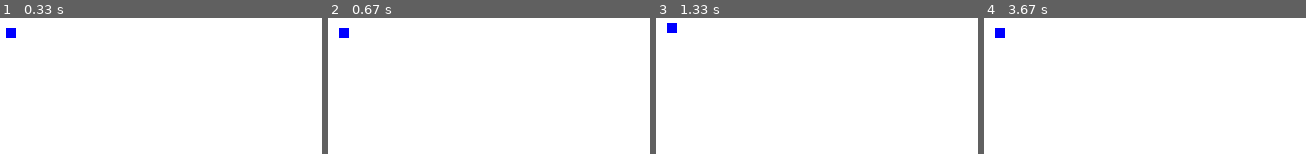
Above: before the commit, frames 1-4 (left to right).
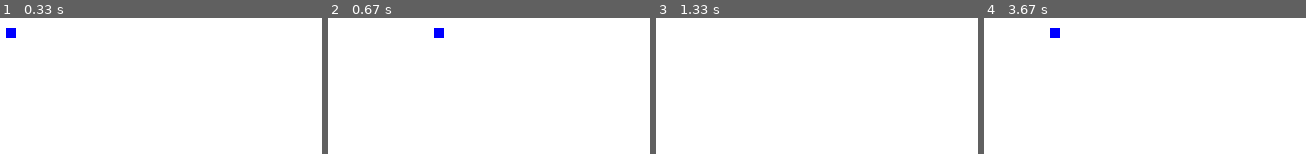
Above: after the commit, the same moments.

Repository: johannesbenjohannes/BlueSquer
Game: pygame game, started from main.py
Same seed, same stepped clock (60 frames per second), same inputs: the game is played once before the commit and once after it.
Inputs:
- Up to frame 1 (0.33 s): no input
- Up to frame 2 (0.67 s): hold Right from 0.33 s (still down)
- Up to frame 3 (1.33 s): release Right at 0.8 s; hold Up 0.83-1.13 s
- Up to frame 4 (3.67 s): hold Left 1.67-2.2 s; hold Down 2.23-2.53 s; hold Right from 3.4 s (still down)

Frame 1 is identical in both runs. In frame 2, 0.5% of the frame differs, in the area x 3-37%, y 7-15%; in frame 3, 0.2%; in frame 4, 0.5%.

Commit message:
fixed movement

Diff:
--- a/main.py
+++ b/main.py
@@ -32,15 +32,15 @@
             if event.type == pygame.QUIT:
                 pygame.quit()
                 sys.exit()
-            touches = pygame.key.get_pressed()
-            if touches[pygame.K_LEFT]:
-                rect_x -= 5
-            if touches[pygame.K_RIGHT]:
-                rect_x += 5
-            if touches[pygame.K_DOWN]:
-                rect_y+=5
-            if touches[pygame.K_UP]:
-                rect_y-=5
+        touches = pygame.key.get_pressed()
+        if touches[pygame.K_LEFT]:
+            rect_x -= 5
+        if touches[pygame.K_RIGHT]:
+            rect_x += 5
+        if touches[pygame.K_DOWN]:
+            rect_y+=5
+        if touches[pygame.K_UP]:
+            rect_y-=5
 
 
 
